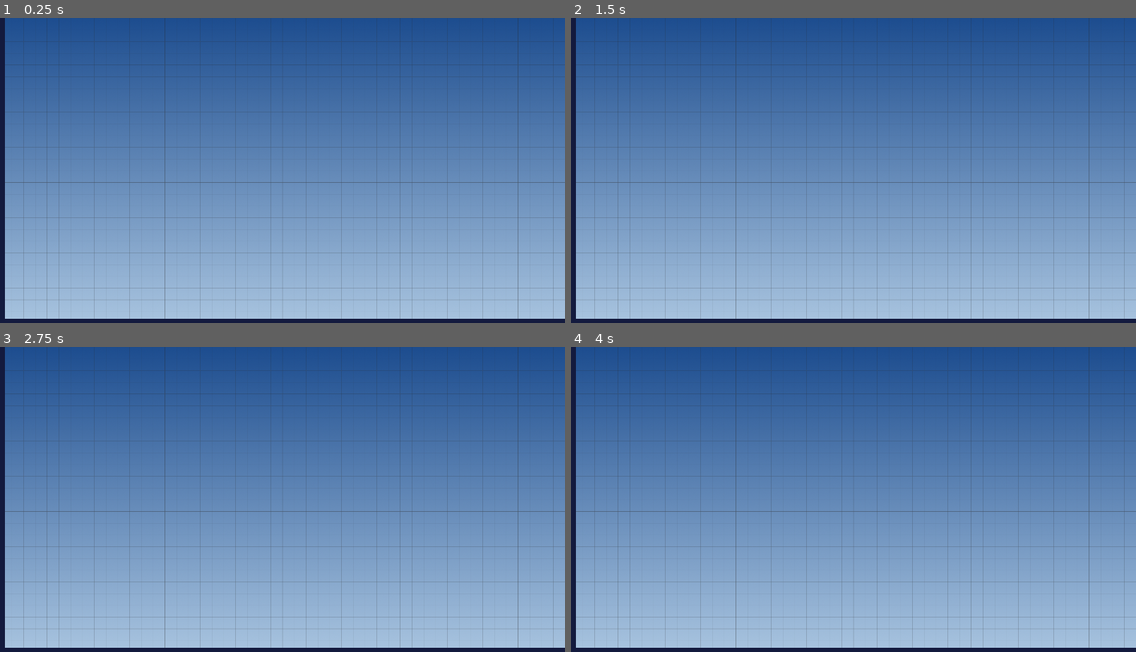
Above: before the commit, frames 1-4 (two rows, left to right).
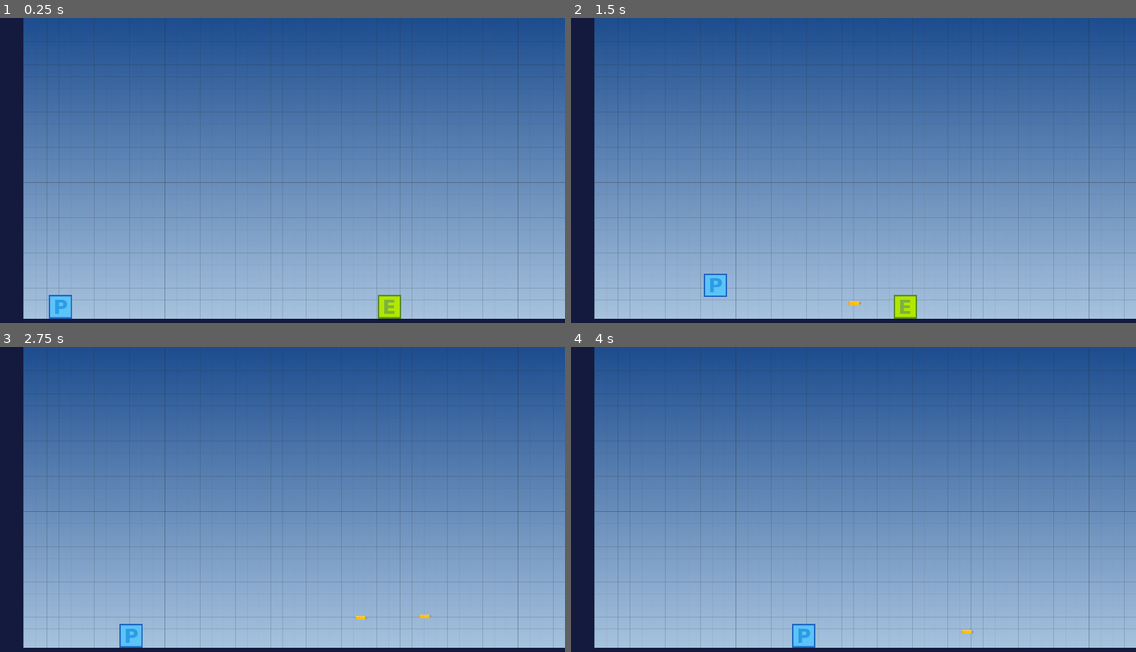
Above: after the commit, the same moments.

Repository: 13hnguyen/EchoWorld
Game: Godot game, scene res://Level/Level.tscn
Same seed, same stepped clock (60 frames per second), same inputs: the game is played once before the commit and once after it.
Inputs:
- Up to frame 1 (0.25 s): no input
- Up to frame 2 (1.5 s): hold F (shoot, bound only after the commit) 0.53-1.28 s; hold D (move_right) from 0.53 s (still down); tap W (jump) at 0.77, 0.8, 1.07, 1.35 s
- Up to frame 3 (2.75 s): tap W (jump) at 1.52, 1.82, 2.3 s; tap F (shoot, bound only after the commit) at 1.55 s; release D (move_right) at 2.03 s; hold Left (move_left) from 2.03 s (still down); hold F (shoot, bound only after the commit) from 2.03 s (still down)
- Up to frame 4 (4 s): release Left (move_left) at 2.78 s; release F (shoot, bound only after the commit) at 2.78 s; hold D (move_right) from 2.78 s (still down); tap F (shoot, bound only after the commit) at 2.85 s; tap W (jump) at 3.02, 3.32, 3.6, 3.77 s

The runs differ from the first frame. In frame 1, 3.9% of the frame differs, in the area x 0-71%, y 0-99%; in frame 2, 3.9%, in the area x 0-62%, y 0-99%; in frame 3, 3.6%; in frame 4, 3.6%.

Commit message:
Player shoots horizontal added

Diff:
--- /dev/null
+++ b/Final_Project/Bullet/Bullet.gd
@@ -0,0 +1,14 @@
+extends Area2D
+
+var speed = 750
+
+# function for moving the bullet's position
+func _physics_process(delta):
+    position += transform.x * speed * delta
+
+# function for determining if the bullet hit an enemy and freeing
+func _on_Bullet_body_entered(body: Node) -> void:
+  if body.is_in_group("enemy"):
+    body.queue_free()
+    print( "Enemy got hit by bullet" )
+  queue_free()
--- /dev/null
+++ b/Final_Project/Bullet/Bullet.tscn
@@ -0,0 +1,21 @@
+[gd_scene load_steps=4 format=2]
+
+[ext_resource path="res://Art/bullet.png" type="Texture" id=1]
+[ext_resource path="res://Bullet/Bullet.gd" type="Script" id=2]
+
+[sub_resource type="CircleShape2D" id=1]
+radius = 11.1926
+
+[node name="Bullet" type="Area2D"]
+collision_mask = 4
+script = ExtResource( 2 )
+
+[node name="CollisionShape2D" type="CollisionShape2D" parent="."]
+position = Vector2( 14.8325, -13.2432 )
+shape = SubResource( 1 )
+
+[node name="Sprite" type="Sprite" parent="."]
+scale = Vector2( 0.1, 0.1 )
+texture = ExtResource( 1 )
+
+[connection signal="body_entered" from="." to="." method="_on_Bullet_body_entered"]
--- a/Final_Project/Enemy/Enemy.gd
+++ b/Final_Project/Enemy/Enemy.gd
@@ -1,74 +1,18 @@
-# The Enemy object is a kinematic body so it can be subject to
-#   collisions.  We move it manually with move_and_slide().
 extends KinematicBody2D
 
-# "gravity" is an acceleration:  it's that many units
-#   per second per second.  It's positive because "down" on the
-#   screen is the POSITIVE Y axis direction.
 var gravity  : = 3000.0
-
-# "speed.x" is how fast the enemy moves when moving along the X
-#   axis.  Enemies don't JUMP (at least not in this version :)
-#   so "speed.y" isn't used.  Yet.  :)
 var speed    : = Vector2( 150.0, 1250.0 )
-
-# "velocity" is how fast the enemy is moving along the X and Y
-#   axes at present.  (It starts at ZERO since the enemy is
-#   initially not moving.)
 var velocity : = Vector2.ZERO
 
-# The "_ready()" function is executed ONCE when the enemy object
-#   is inserted in the scene tree.
 func _ready() -> void:
-  # When the enemy is inserted in the tree, we start it moving to
-  #   the left at its default speed.
   velocity.x = -speed.x
 
-# "_physics_process" is called once per frame at the frame rate.
-#   On entry, its "delta" parameter is exactly how many seconds
-#   it's been since the last call.
 func _physics_process(delta: float) -> void:
-  # Enemies fall accord to gravity until they hit the floor.
   velocity.y += gravity * delta
-
-  # We move the enemy using the computed velocity using the
-  #   move_and_slide() function.  We update the Y component of
-  #   the velocity according to what move_and_slide() tells us
-  #   since it may have detected we've hit a floor so we shouldn't
-  #   fall any longer.
-
-  # We do NOT use the x component of the velocity returned by
-  #   move_and_slide() since we detect hitting a wall sideways
-  #   ourselves below.
   velocity.y = move_and_slide( velocity, Vector2.UP ).y
-
-  # move_and_slide() computes whether we've had a collision
-  #   sideways and makes that info available to us through the
-  #   is_on_wall() function, which will be true in that case.
-
-  # If we hit a wall, we want to ricochet so whenever we're on
-  #   a wall, we multiply our X velocity by -1 so we instantly
-  #   start moving in the opposite direction.
   velocity.x *= -1 if is_on_wall() else 1
 
-# A "..._body_entered" function is called whenever a body enters
-#   the collision region associated with the area.  (Use the
-#   Node > Signals tab to "connect" the signal to the function.)
 func _on_StompDetector_body_entered( body : Node ) -> void :
-  # A body has collided with the StompDetector.  (The only body
-  #   this could POSSIBLY be is the player.  Why?  Check the
-  #   Layer / Mask settings.)
-
-  # If the body came in from the top (i.e., the body's Y location
-  #   is LESS than the detector's Y location), that means the
-  #   stomp came from above.
   if body.global_position.y < $StompDetector.global_position.y :
     print( "Enemy got stomped by the Player." )
-
-    # OK, it was from above, so that means this enemy got stomped.
-    #   We need to remove the enemy.  We do that with the
-    #   queue_free() function because deleting ourselves instantly
-    #   can cause bad references to exist.  queue_free() causes
-    #   us to be deleted at the END of the frame, when it's safe
-    #   to do so.
     queue_free()
--- a/Final_Project/Level/Level.tscn
+++ b/Final_Project/Level/Level.tscn
@@ -1,8 +1,10 @@
-[gd_scene load_steps=6 format=2]
+[gd_scene load_steps=8 format=2]
 
 [ext_resource path="res://Art/Background.png" type="Texture" id=1]
 [ext_resource path="res://Art/Tileset.png" type="Texture" id=2]
 [ext_resource path="res://Level/Level.gd" type="Script" id=3]
+[ext_resource path="res://Player/Player.tscn" type="PackedScene" id=4]
+[ext_resource path="res://Enemy/Enemy.tscn" type="PackedScene" id=6]
 
 [sub_resource type="ConvexPolygonShape2D" id=1]
 points = PoolVector2Array( 0, 0, 80, 0, 80, 80, 0, 80 )
@@ -50,3 +52,11 @@
 collision_mask = 0
 format = 1
 tile_data = PoolIntArray( -327681, 0, 0, -393155, 0, 0, -262145, 0, 0, -327619, 0, 0, -196609, 0, 0, -262083, 0, 0, -13 …(1468 unchanged characters)…
+
+[node name="Player" parent="." instance=ExtResource( 4 )]
+position = Vector2( 142, 938 )
+
+[node name="Enemy" parent="." groups=[
+"enemy",
+] instance=ExtResource( 6 )]
+position = Vector2( 1296.78, 949.279 )
--- a/Final_Project/Player/Player.gd
+++ b/Final_Project/Player/Player.gd
@@ -1,139 +1,60 @@
-# The Player object is a kinematic body so it can be subject to
-#   collisions.  We move it manually with move_and_slide().
 extends KinematicBody2D
 
-# "gravity" is an acceleration:  it's that many units
-#   per second per second.  It's positive because "down" on the
-#   screen is the POSITIVE Y axis direction.
 var gravity  : = 3000.0
-
-# "speed.x" is how fast the player moves when directed along the X
-#   axis with LEFT and RIGHT.  "speed.y" is how fact the player
-#   moves UP when directed to JUMP.
 var speed    : = Vector2( 300.0, 1250.0 )
-
-# "stompImpulse" is how fast we start moving up after we stomp an
-#   enemy.  It's our 'bounce'.
 var stompImpluse : = 800.0
-
-# "velocity" is how fast the player is moving along the X and Y
-#   axes at present.  (It starts at ZERO since the player is
-#   initially not moving.)
 var velocity : = Vector2.ZERO
 
-# "_physics_process" is called once per frame at the frame rate.
-#   On entry, its "delta" parameter is exactly how many seconds
-#   it's been since the last call.
+# load the bullet scene
+var bullet = preload("res://Bullet/Bullet.tscn")
+
+# looking for input to signal that the player shoots a bullet
+func _input( event : InputEvent ) -> void :
+  if event.is_action_pressed( "shoot" ) :
+    shoot()
+
+# function to handle creating an instance of the bullet when player shoots
+func shoot():
+  var b = bullet.instance()
+  owner.add_child(b)
+  b.transform = $BulletSpawnPos.global_transform
+
 func _physics_process( delta : float ) -> void :
-  # If the player is in the middle of a jump (the Y velocity is
-  #   less than zero, indicating the player is moving UP on the
-  #   screen) and the user lets go of the JUMP key (detected using
-  #   is_action_just_released()), we want to stop the jump and
-  #   start falling again.
   var isJumpInterrupted : = Input.is_action_just_released("jump") and velocity.y < 0.0
 
-  # "direction.x" is which way the player is moving along the X
-  #   axis, if any at all.  When LEFT and RIGHT are from the
-  #   keyboard, direction.x will be exactly 1 (moving right),
-  #   exactly -1 (moving left), or exactly 0 (not moving along
-  #   the X axis at all).
-  #   When LEFT and RIGHT are from a controller stick, direction.x
-  #   will be a FLOAT value in the range [-1, 1] indicating the
-  #   strength of the movement along the X axis.  Again, 0 means
-  #   no movement along the X axis at all.
-
-  # "direction.y" is 1 when the player is falling.  Remember, the
-  #   positive Y axis is DOWN along the screen.  direction.y is
-  #   -1 when the player has just started a JUMP.
   var direction : = Vector2(
     Input.get_action_strength("move_right") - Input.get_action_strength("move_left"),
     -1 if Input.is_action_just_pressed("jump") and is_on_floor() else 1
    )
 
-  # Whichever way we going along the X axis, our speed is that
-  #   direction times speed.x
   velocity.x = speed.x * direction.x
 
-  # If we have just interrupted our jump, we instantly stop
-  #   moving either up or down.  Our Y axis velocity is ZERO.
   if isJumpInterrupted :
     velocity.y = 0.0
 
   elif direction.y == -1 :
-    # On the other hand, if we have just JUMPed, our Y axis
-    #   velocity is whatever our JUMP speed is in the UP
-    #   direction.  Remember, a jump means moving UP on the
-    #   screen and that's the NEGATIVE Y direction.
     velocity.y = -speed.y
 
   else :
-    # Otherwise, by default our Y axis velocity accelerates by
-    #   however much gravity has worked on us since the last
-    #   frame.  "delta" is the number of seconds since the last
-    #   frame.  "gravity" is units per second per second.
-    #   Multiplying the two gives us the amount that our falling
-    #   speed has increased since the last frame so we add it in.
     velocity.y += gravity * delta
 
-  # Now that we know what our velocity is, we tell Godot to move
-  #   us at that speed (in the X and Y directions).  The
-  #   move_and_slide() function takes "delta" into account
-  #   automatically so we will move just how much we are supposed
-  #   to since the time of the last frame.
-
-  # move_and_slide() also takes into account collisions.  It will
-  #   detect if we have run into anything else (e.g., the ground)
-  #   and ensure that we don't overrun anything we shouldn't.
-  #   To inform us that happened, move_and_slide() returns a
-  #   possibly adjusted velocity indicating whether we were
-  #   stopped by a collision.  We use that updated info to change
-  #   our version of velocity so we don't, e.g., keep trying to
-  #   move DOWN on the screen after we've hit the floor.
   velocity = move_and_slide( velocity, Vector2.UP )
 
-# When a body enters the collision region associated with the
-#   EnemyDetector.
+
 func _on_EnemyDetector_body_entered( _body : Node ) -> void :
   print( "Player got hit by an Enemy." )
-
-  # A body has collided with the EnemyDetector.  (The only body
-  #   this could POSSIBLY be is an enemy.)
-
-  # We got hit.  We send ourselves back to the beginning of this
-  #   level.  (The default for gotoLevel() is to stay on the same
-  #   level.)
   gotoLevel()
 
-# When a body enters the collision region associated with the
-#   StompDetector.
 func _on_StompDetector_body_entered( _body : Node ) -> void :
-  # A body has collided with the StompDetector.  (The only body
-  #   this could POSSIBLY be is an enemy.  Why is that so?)
-
-  # We stomped an enemy.  We get a bounce up because of this.
   velocity.y = -stompImpluse
-
-#-----------------------------------------------------------------
-# All the info re: the "levels".
-#   The levels are all in the same scene, but we keep the sections
-#   separate.  When a player hits the portal belonging to one
-#   level, it appears at the start position in the next level.
-#   When a player is hit by an enemy, it appears at the start
-#   position in the same level.
 
 const level = [
   { 'StartPosition' : Vector2(  163, 181 ), 'CameraLimits' : [  -64, 3984 ] },
   { 'StartPosition' : Vector2( 4288, 181 ), 'CameraLimits' : [ 3904, 7952 ] }
   ]
 
-# Which level is the player currently on.
 var currentLevel : = 0
 
-# Move the player (and camera) to the indicated level.
-#   If the requested level is < 0, we just go to the start
-#   position on the current leve.
-#   If the requested level is greated than the number of levels,
-#   we just go to the first level.
 func gotoLevel( which : int = -1 ) -> void :
   if which < 0 :
     which = currentLevel
@@ -141,10 +62,6 @@
   if which >= level.size() :
     print( "Finished last level, so going back to the beginning." )
     which = 0
-
-  # "Going to" a level means setting the Player to the start
-  #   position on that level and setting the left and right limits
-  #   of the camera view to the range that the level encompasses.
   position = level[which][ 'StartPosition' ]
   $Camera2D.limit_left  = level[which][ 'CameraLimits' ][0]
   $Camera2D.limit_right = level[which][ 'CameraLimits' ][1]
--- a/Final_Project/Player/Player.tscn
+++ b/Final_Project/Player/Player.tscn
@@ -54,5 +54,8 @@
 [node name="CollisionShape2D" type="CollisionShape2D" parent="StompDetector"]
 shape = SubResource( 3 )
 
+[node name="BulletSpawnPos" type="Position2D" parent="."]
+position = Vector2( 45, -40 )
+
 [connection signal="body_entered" from="EnemyDetector" to="." method="_on_EnemyDetector_body_entered"]
 [connection signal="body_entered" from="StompDetector" to="." method="_on_StompDetector_body_entered"]
--- a/Final_Project/project.godot
+++ b/Final_Project/project.godot
@@ -47,6 +47,11 @@
 , Object(InputEventJoypadButton,"resource_local_to_scene":false,"resource_name":"","device":0,"button_index":0,"pressure":0.0,"pressed":false,"script":null)
  ]
 }
+shoot={
+"deadzone": 0.5,
+"events": [ Object(InputEventKey,"resource_local_to_scene":false,"resource_name":"","device":0,"alt":false,"shift":false,"control":false,"meta":false,"command":false,"pressed":false,"scancode":70,"unicode":0,"echo":false,"script":null)
+ ]
+}
 
 [layer_names]
 
Binary file added: Final_Project/Art/Enemy-80x80.png
Not shown, added: Final_Project/Art/Enemy-80x80.png.import
Binary file added: Final_Project/Art/Player-80x80.png
Not shown, added: Final_Project/Art/Player-80x80.png.import
Binary file added: Final_Project/Art/bullet.png
Not shown, added: Final_Project/Art/bullet.png.import
